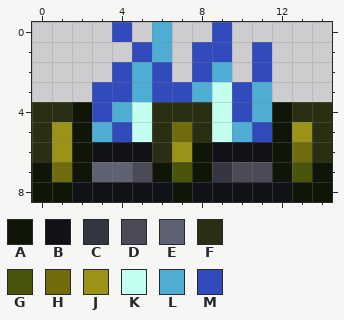
Two versions of one pixel-art sprite, Resources/Textures/Items/Placeable/Crafting/BackwoodsCampfire.png. The first picture shows the starting point.
The file is 30x18 pixels, drawn in blocks of 2x2; one block is one cell here.
Palette (. is transparent): A #0f1507  B #101218  C #353740  D #4a4b57  E #5f6271  F #2a2f14  G #4a540b  H #706b0d  J #9a9318  K #c3ffef  L #4facd3  M #314bbc
Pixels before, first column x 0:
0 ....M.L..M.....
1 .....ML.MM.M...
2 ....MLM.ML.M...
3 ...MMLMMLKML...
4 FFAMLKFFFKMLAFF
5 FJALMKFHFKLMAJF
6 FJABBBFJABBBAHF
7 AHAEEDAGACDDAGA
8 AABBBBBABBBBBAA
New version:
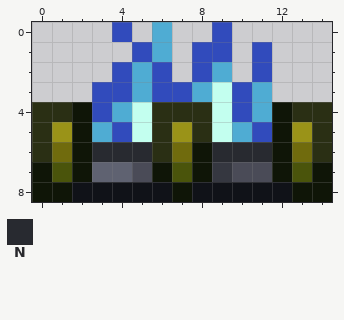
Colours new in this view: N #282a30
The edit:
Changed rows in their new state; - is an unchanged pixel.
first column x 1:
5 ------J----
6 H-NNN-H-NNN
7 G----------
